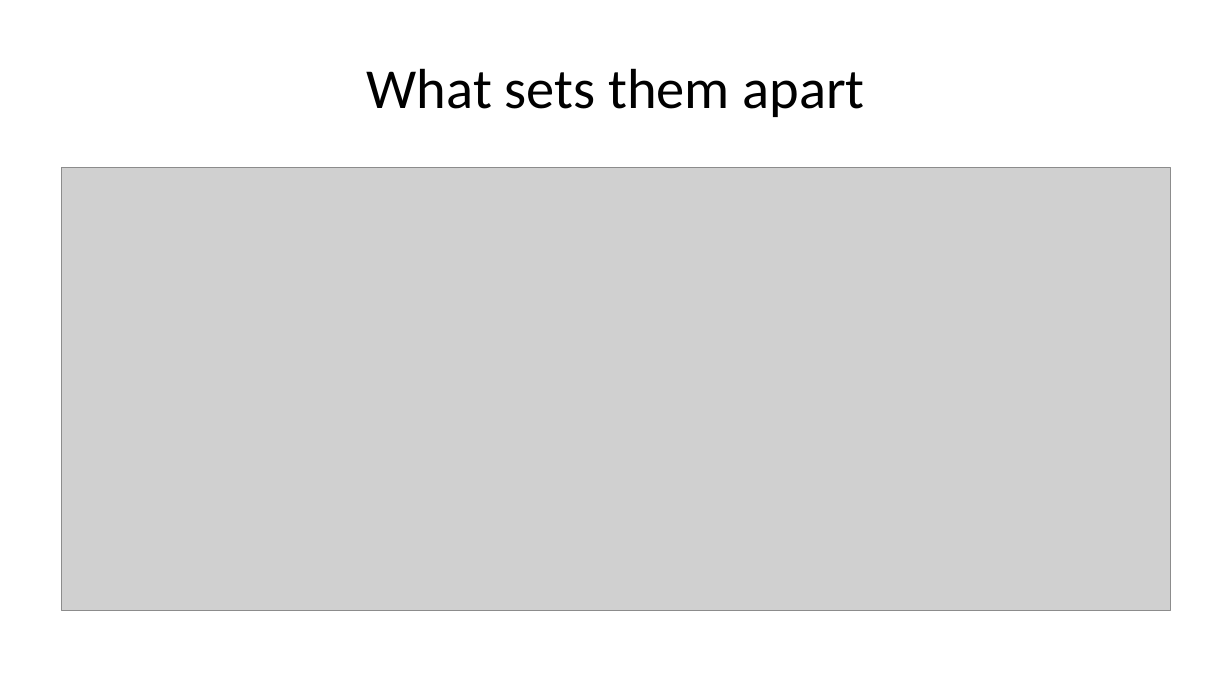
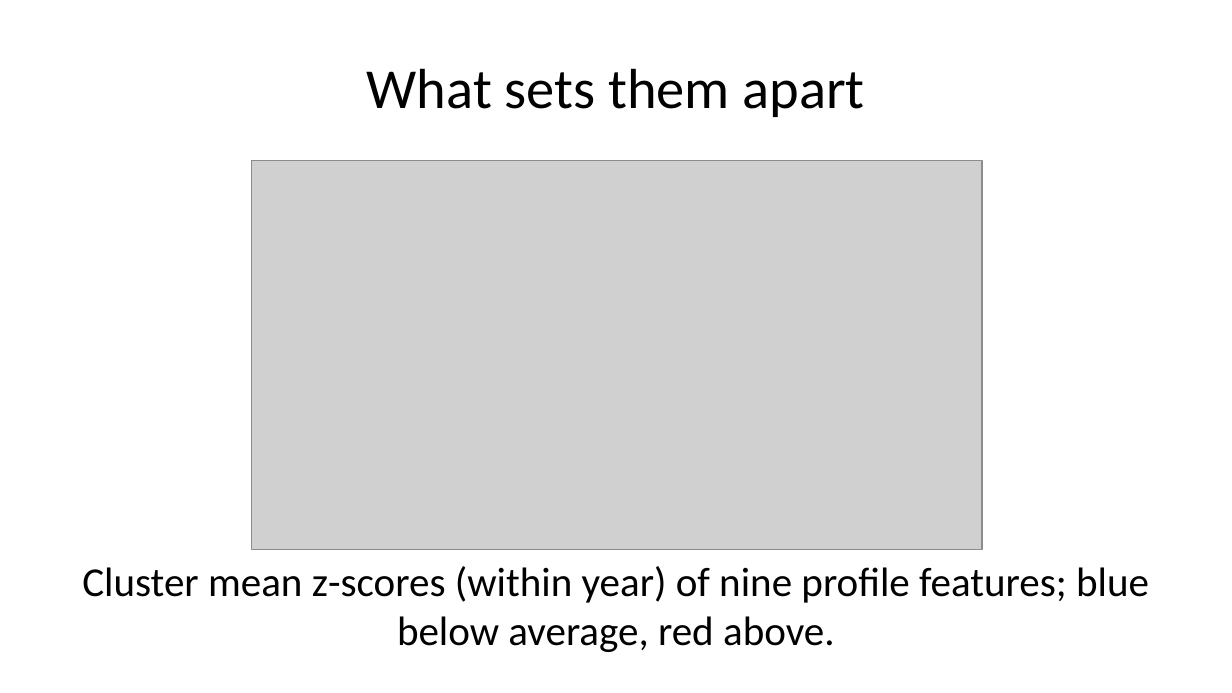
Before and after one commit to project-delphi/water-quality, a slide deck: slide 4 of slides.pptx. Drawn at 1232x693 pixels with LibreOffice and Linux fonts; fonts in the diff are those of the drawing; grey boxes stand for pictures. Boxes give left, top, right and bottom in pixels: in the first picture for what was removed or moved away, otherwise in the second. Text is boxed around its words. In the diff, an @@ line names an element or a change of style, - is before the commit and + after.

```diff
--- a/slides.pptx
+++ b/slides.pptx
@@ picture: place and size @@
-picture at box(62, 168, 1170, 611)
+picture at box(251, 161, 982, 549)
@@ text added at box(82, 566, 1149, 652), 24 pt, text #000000 @@
+Cluster mean z-scores (within year) of nine profile features; blue below average, red above.
```
Also in this commit, not shown: 4 other slides changed, 1 slide added, 1 slide removed, 48 other files.
